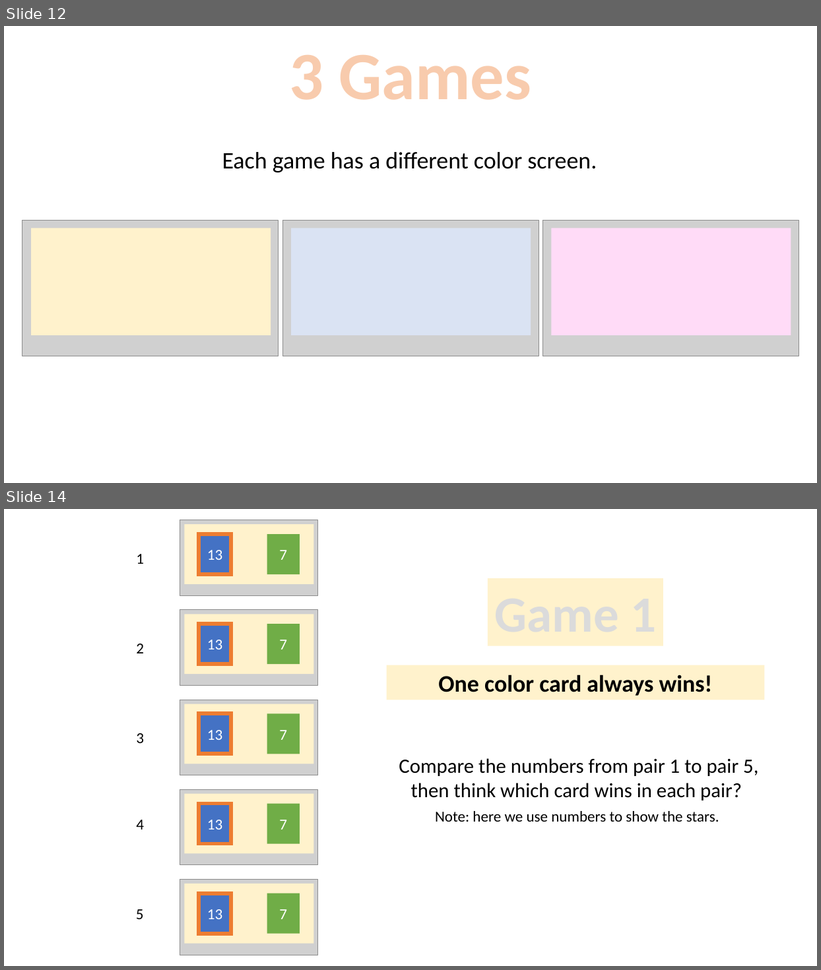
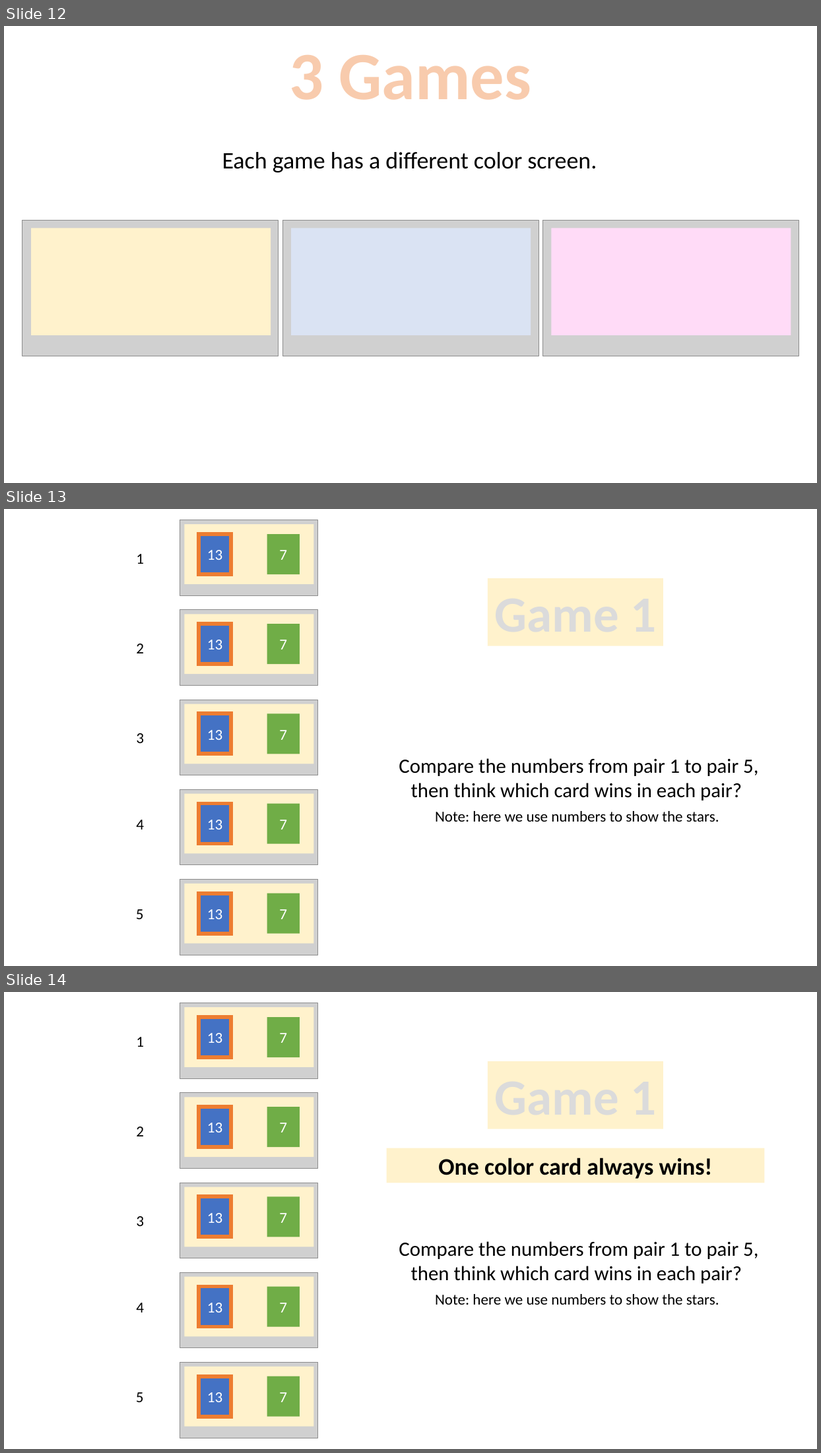
Before and after one commit to LillianXu2019/LUX-RL, a slide deck: images/task_instructions_lux.pptx. Shown one above the other, each under a label of ours: slides 12 and 14 before the commit, slides 12, 13 and 14 after it; the slides between them are not shown. The pictures are 821x970 and 821x1453 pixels, drawn with LibreOffice and Linux fonts; fonts in the diff are those of the drawing; grey boxes stand for pictures. Boxes give left, top, right and bottom in pixels: in the first picture for what was removed or moved away, otherwise in the second. Text is boxed around its words. In the diff, an @@ line names an element or a change of style, - is before the commit and + after.

```diff
--- a/images/task_instructions_lux.pptx
+++ b/images/task_instructions_lux.pptx
@@ slide 13 added at (4,509,817,966), background #FFFFFF @@
@@ rectangle added at (267,534,299,574), fill #70AD47, 18 pt, text #FFFFFF @@
+7
@@ rectangle added at (488,578,663,646), fill #FFF2CC @@
@@ rectangle added at (267,625,299,665), fill #70AD47, 18 pt, text #FFFFFF @@
+7
@@ rectangle added at (267,714,299,755), fill #70AD47, 18 pt, text #FFFFFF @@
+7
@@ group added at (136,520,318,956): 10 rectangles, 5 pictures, 5 texts @@
+13
+13
+13
+13
+13
+1
+2
+5
+4
+3
@@ text added at (399,758,758,801), 24 pt, text #000000 @@
+Compare the numbers from pair 1 to pair 5, then think which card wins in each pair?
@@ rectangle added at (267,803,299,844), fill #70AD47, 18 pt, text #FFFFFF @@
+7
@@ text added at (435,811,719,822), 18 pt, text #000000 @@
+Note: here we use numbers to show the stars.
@@ rectangle added at (267,894,299,934), fill #70AD47, 18 pt, text #FFFFFF @@
+7
```
Also in this commit, not shown: 2 other slides added, 3 slides removed, 12 other files.
